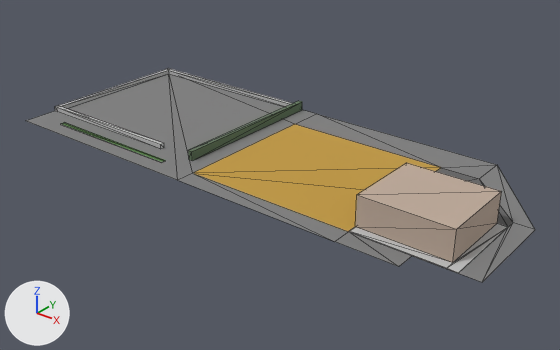
Before and after pictures for a commit that changed the glTF model assets/models/chunks/bus.glb.
Before and after are seen from a 50 mm camera at (37.0, -94.5, 64.7) aimed at (-51.3, 15.9, -3.8). The lights are fixed; the arrows at lower left show +X, +Y and +Z. The picture after the commit comes second. Mesh edges are drawn as thin lines. Where no turn or scale is listed for an object, it has been applied to the vertices. Vertices at exactly the same position are counted once.

Objects in the first picture: 'Building', 'Fences', 'Plane'.
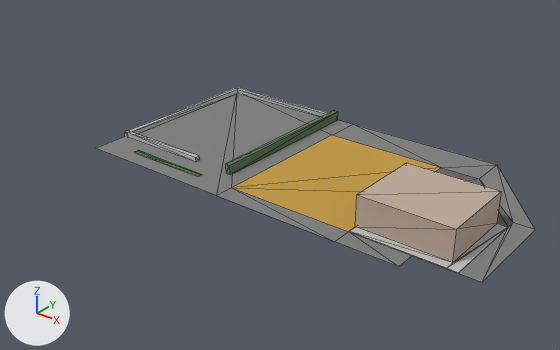
Boxes [x1, y1, x2, y2] around the edits, measured in the pictures (560 x 350 px; the box of a moved part takes in the faces that stretch with it):
'Plane', reshaped (14% narrower, 9% shorter): before [26, 74, 535, 282]; after [96, 93, 535, 282]
'Fences', reshaped, moved (14% narrower, 6% shorter): before [55, 68, 302, 163]; after [125, 88, 338, 177]
part 1 of me_plane, moved or reshaped: before [26, 74, 438, 233]; after [96, 93, 438, 233]
part 2 of me_plane_004, moved or reshaped: before [55, 68, 292, 149]; after [125, 88, 328, 162]
part 3 of me_plane_004, moved or reshaped: before [61, 123, 165, 163]; after [134, 150, 201, 176]

Patch to the scene script:
```diff
--- a/assets/models/chunks/bus.glb.py
+++ b/assets/models/chunks/bus.glb.py
@@ me_plane @@
 # used by ob_plane; location = (0.0, 0.0, 0.0)
 # before: 6 (-60.0, 32.0, 0.0) at pixel (294, 124), 7 (-60.0, 40.0, 0.0) at pixel (316, 113), 8 (-60.0, 0.0, 0.0) at pixel (192, 173), 9 (-60.0, -4.0, 0.0) at pixel (177, 180)
-me_plane.from_pydata(...)  # 19 vertices, 22 faces; spans x -108.0..-0.1, y -4.0..40.0, z 0.0
-me_plane.vertices[12].co = (-108.0, -4.0, 0.0)  # pixel (25, 120)
-me_plane.vertices[17].co = (-108.0, 40.0, 0.0)
+me_plane.from_pydata(...)  # 19 vertices, 22 faces; spans x -84.0..-0.1, y -4.0..40.0, z 0.0
+# me_plane part 1
+for i in [*range(6, 10)]: me_plane.vertices[i].co += Vector((10.0, 0.0, 0.0))
+me_plane.vertices[12].co = (-84.0, -4.0, 0.0)  # pixel (95, 148)
+me_plane.vertices[17].co = (-84.0, 40.0, 0.0)
 me_plane.materials.append(mat_road)
@@ me_plane_004 @@
 # used by ob_fences; location = (-64.5, 22.0, 0.0)
 # before: 19 (-35.5, -21.5, 0.0) at pixel (64, 123), 22 (-35.5, -22.5, 0.0) at pixel (60, 124), 31 (-35.5, -22.5, 0.2) at pixel (60, 123), 33 (-35.5, -21.5, 0.2) at pixel (64, 122)
-me_plane_004.from_pydata(...)  # 35 vertices, 42 faces; spans x -43.5..0.5, y -22.5..18.0, z 0.0..2.0
+me_plane_004.from_pydata(...)  # 35 vertices, 42 faces; spans x -29.5..0.5, y -22.5..18.0, z 0.0..2.0
+# me_plane_004 part 2: all 12 vertices in x -43.5..-42.5, y -18.0..18.0, z 0.0..1.0 are moved by (14.0, 0.0, 0.0)
+# me_plane_004 part 3
+for i in [19, 22, 31, 33]: me_plane_004.vertices[i].co += Vector((14.0, 0.0, 0.0))
 me_plane_004.materials.append(mat_bush)
@@ ob_fences @@
 ob_fences = bpy.data.objects.new('Fences', me_plane_004)
-ob_fences.location = (-64.5, 22.0, 0.0)
+ob_fences.location = (-54.5, 22.0, 0.0)
```
